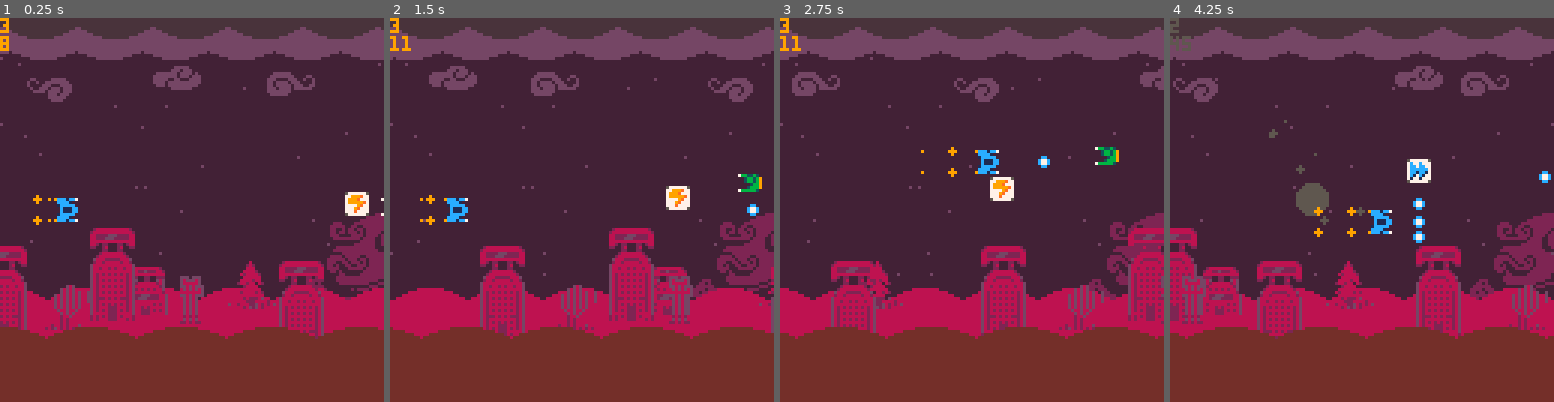
Above: before the commit, frames 1-4 (left to right).
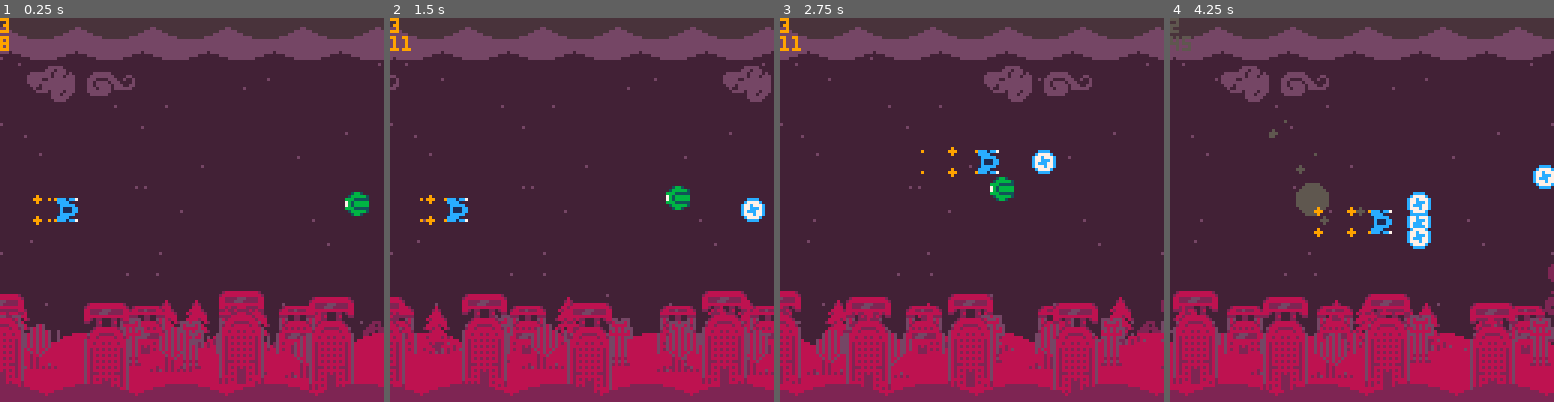
Above: after the commit, the same moments.

Repository: Sarah-Duck/toxic-invaders
Game: PICO-8 cartridge pico-bhell.p8
Same seed, same stepped clock (60 frames per second), same inputs: the game is played once before the commit and once after it.
Inputs:
- Up to frame 1 (0.25 s): no input
- Up to frame 2 (1.5 s): tap O (Z key) at 0.7 s
- Up to frame 3 (2.75 s): hold Right 1.6-2.1 s; tap O (Z key) at 1.7, 2.1, 2.5 s; hold Up 2.15-2.42 s; hold Right from 2.47 s (still down)
- Up to frame 4 (4.25 s): tap O (Z key) every 0.4 s from 2.9 to 4.1 s; release Right at 3.03 s; hold Left 3.08-3.58 s; hold Down 3.63-3.97 s; hold Right from 4.02 s (still down)

The runs differ from the first frame. In frame 1, 34% of the frame differs, in the area x 0-100%, y 12-100%; in frame 2, 34%; in frame 3, 33%; in frame 4, 35%.

Commit message:
updated bg a bit and rearranged first sprite page

Diff:
--- a/background.lua
+++ b/background.lua
@@ -39,30 +39,52 @@
         pset(((-t()+i*2)*(i/32))%128, sin(i*0.536382)*64+64, 4)
     end
 
-    --static planet
-    spr(201,110-t()/4,62,7,3)
-    spr(249,102-t()/4,86,7,1)
+    --ringed planet
+    spr(201,130-t(),76,7,3)
+    spr(249,122-t(),100,7,1)
 
     --clouds
     scrollingcircles(-9, 24, 22, 22, 4)
     scrollingcircles(-14, 40, 25, 20, 13)
-    scrollingsprite(194, 60, 16, 2, 1, 30)
-    scrollingsprite(196, 100, 18, 2, 1, 34)
-    scrollingsprite(198, 20, 20, 2, 1, 38)
+
+    --sprites
+    scrollingsprite(194, 20, 16, 2, 1, 34)
+    scrollingsprite(196, 40, 18, 2, 1, 34)
+    scrollingsprite(198, 20, 20, 2, 1, 34)
 
     camera((sin(shake+t())*shake)/2, (sin(shake+t()/2.1)*shake)/2)
     --landscape
-    scrollingcircles(110, 72, 25, 20, 8)
+    scrollingcircles(125, 72, 25, 20, 8)
 
-    --buildings
-    scrollingsprite(231,100,65+16,2,2,78)
-    scrollingsprite(226,65,67+16,2,2,80)
-    scrollingsprite(192,55,69,2,4,81)
-    scrollingsprite(230,85,70+16,1,2,82)
-    scrollingsprite(228,40,72+16,2,2,84)
-    scrollingsprite(192,20,75,2,4,86)
-    scrollingsprite(192,120,80,2,4,88)
+
+    --scrolling sprites
+    --pine trees
+    scrollingsprite(231,20,77+16,2,2,72)
+    scrollingsprite(231,70,78+16,2,2,72)
+    scrollingsprite(231,80,78+16,2,2,72)
+    scrollingsprite(231,100,79+16,2,2,72)
+    scrollingsprite(231,120,80+16,2,2,72)
+    --small buildings
+    scrollingsprite(226,15,80+16,2,2,78)
+    scrollingsprite(226,65,80+16,2,2,78)
+    scrollingsprite(226,95,80+16,2,2,78)
+    scrollingsprite(226,115,80+16,2,2,78)
+    --totem poles
+    scrollingsprite(230,25,83+16,1,2,82)
+    scrollingsprite(230,65,84+16,1,2,82)
+    scrollingsprite(230,85,85+16,1,2,82)
+    --dead trees
+    scrollingsprite(228,30,85+16,2,2,84)
+    scrollingsprite(228,75,86+16,2,2,84)
+    scrollingsprite(228,100,87+16,2,2,84)
+    scrollingsprite(228,120,88+16,2,2,84)
+    --large buildings (front)
+    scrollingsprite(192,55,94,2,4,90)
+    scrollingsprite(192,20,91,2,4,90)
+    scrollingsprite(192,100,90,2,4,90)
+    scrollingsprite(192,130,92,2,4,90)
+
 
     camera(sin(shake+t())*shake, sin(shake+t()/2.1)*shake)
-    scrollingcircles(135, 100, 30, 32, 15)
+    scrollingcircles(154, 100, 30, 32, 2)
 end
Not shown, changed: 32 lines of the sprite sheet (__gfx__) section of pico-bhell.p8
